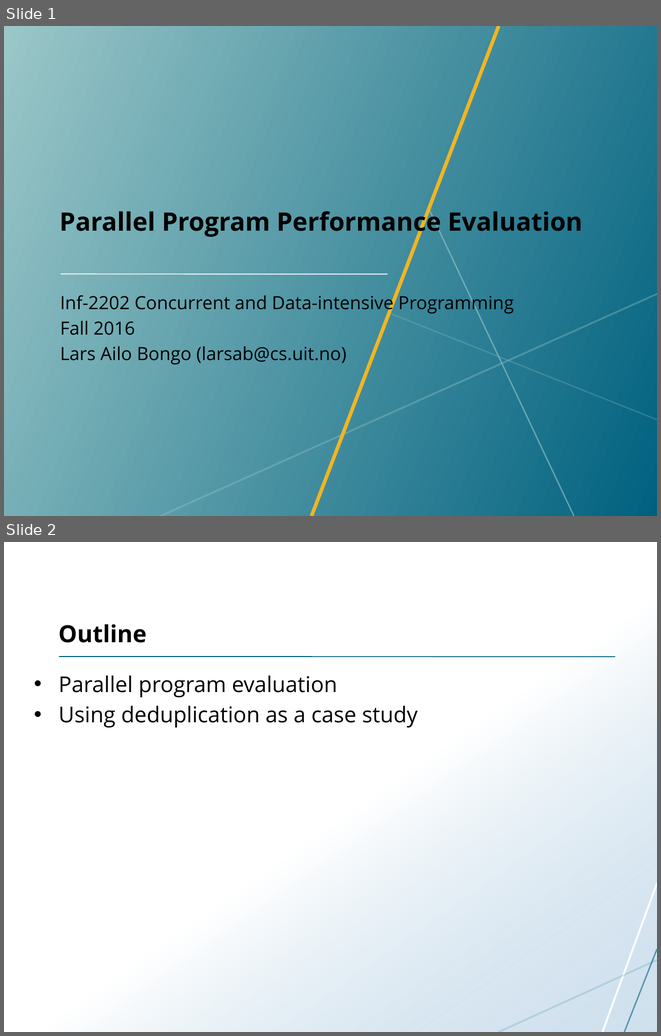
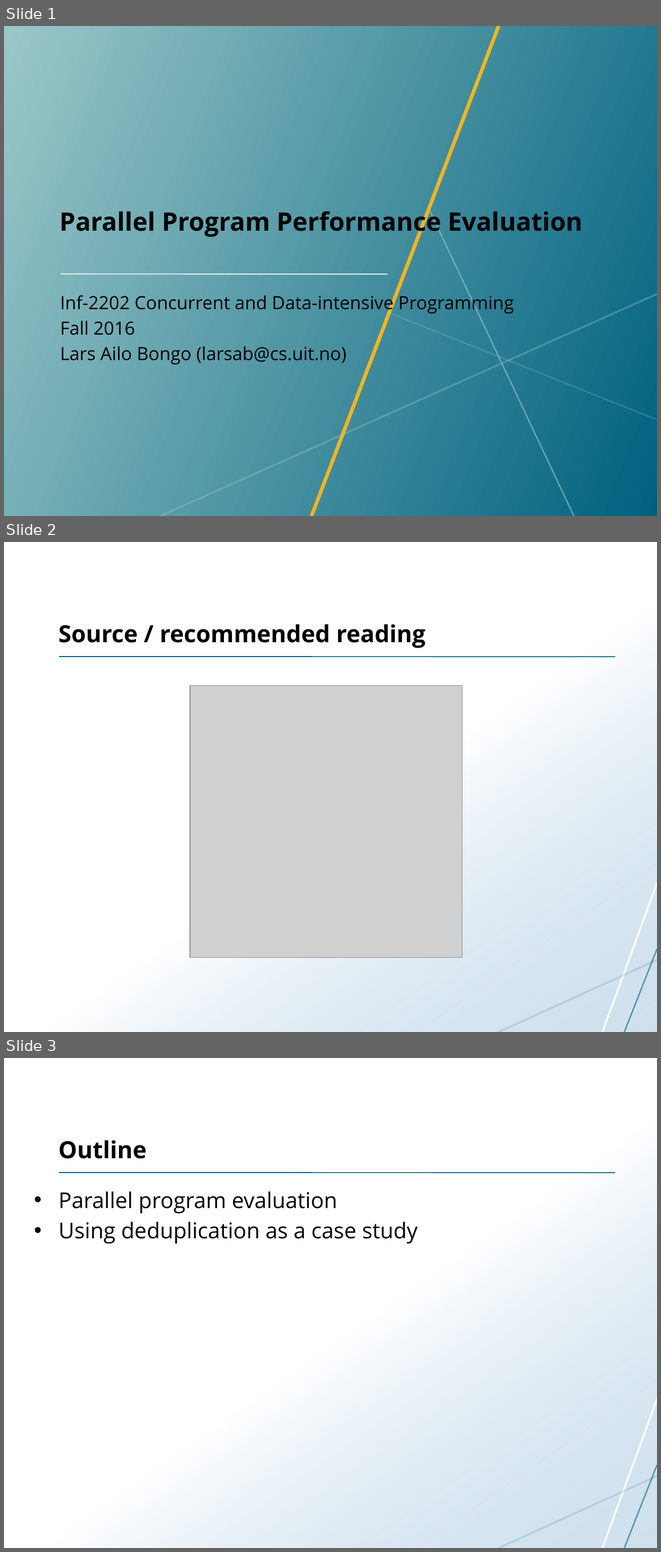
Before and after one commit to uit-inf-2202-f16/uit-inf-2202-f16.github.io, a slide deck: lectures/07-parallel-program-performance.pptx. Shown one above the other, each under a label of ours: slides 1 and 2 before the commit, slides 1, 2 and 3 after it. The pictures are 661x1036 and 661x1552 pixels, drawn with LibreOffice and Linux fonts; fonts in the diff are those of the drawing; grey boxes stand for pictures; background and template pictures are left out. Boxes give left, top, right and bottom in pixels: in the first picture for what was removed or moved away, otherwise in the second. Text is boxed around its words. In the diff, an @@ line names an element or a change of style, - is before the commit and + after.

Commit message:
Lecture 8 readings and slides.

```diff
--- a/lectures/07-parallel-program-performance.pptx
+++ b/lectures/07-parallel-program-performance.pptx
@@ slide 2 added at <box>4,542,657,1032</box>, background #FFFFFF; not listed: 5 template elements that a slide beside it also shows @@
@@ title added at <box>59,624,425,648</box>, 26 pt, text #000000, bold @@
+Source / recommended reading
@@ picture added at <box>190,685,462,958</box> @@
@@ what was slide 2 is now slide 3 @@
```
Also in this commit, not shown: 2 other files.
